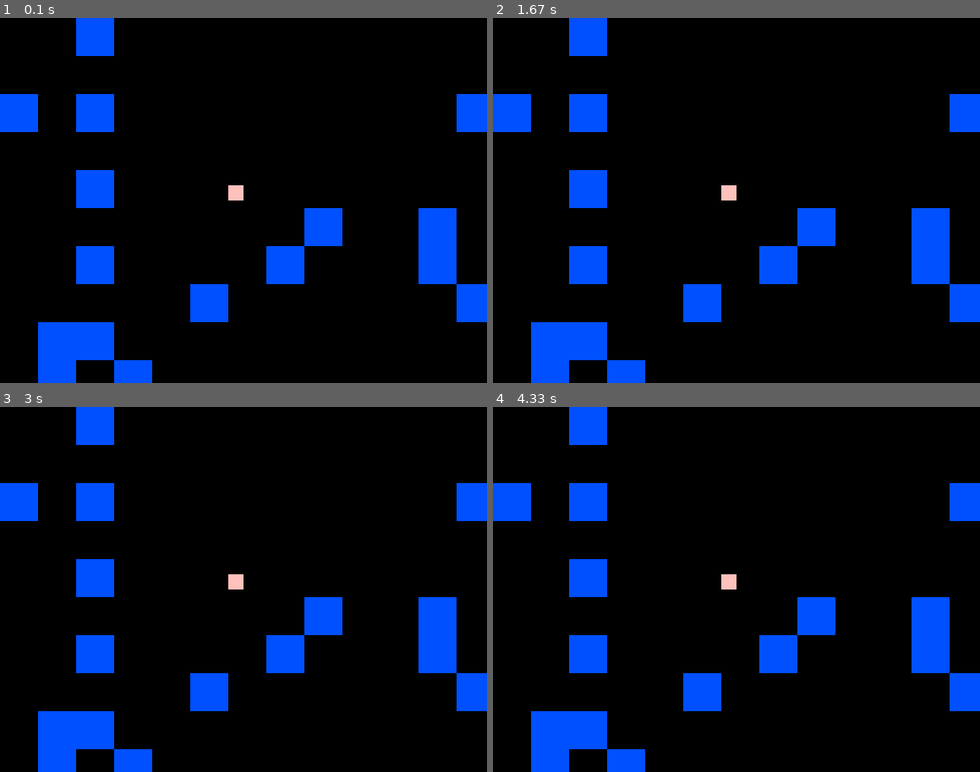
Above: before the commit, frames 1-4 (two rows, left to right).
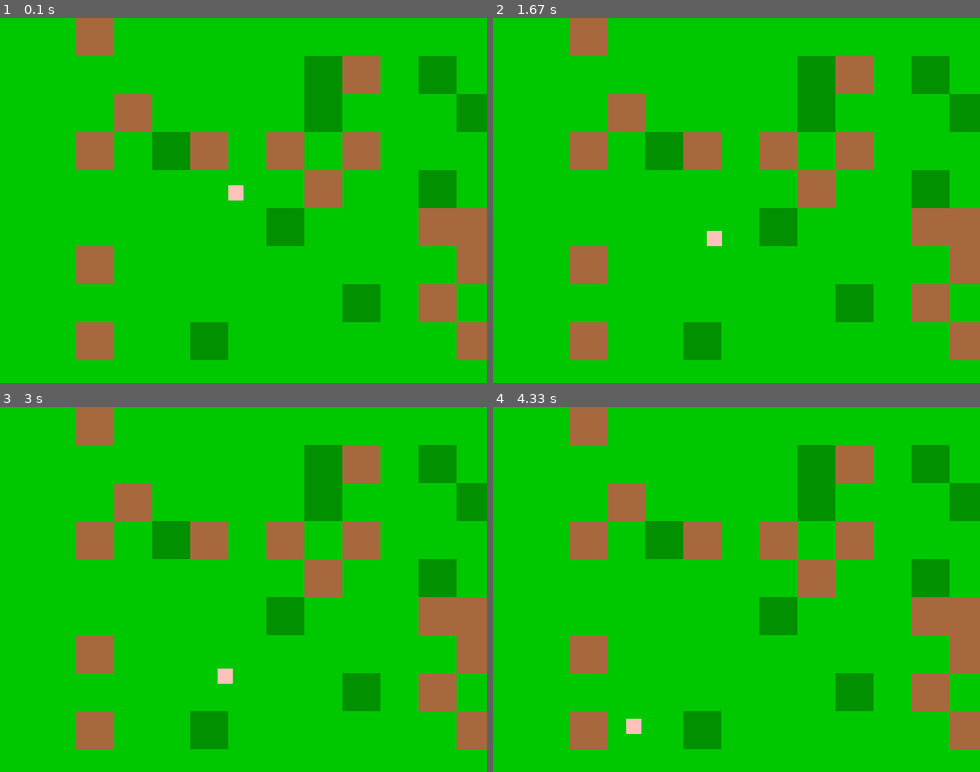
Above: after the commit, the same moments.

Repository: Christiano300/Programme
Game: pygame game, started from movement.py
The game is run twice, just before and just after one commit, with the same random seed, the same clock (stepped at 60 frames per second) and the same inputs.
Inputs (mouse positions are in pixels of both pictures, inside the frame that each line leads up to):
- Up to frame 1 (0.1 s): no input
- Up to frame 2 (1.67 s): press the mouse at (717, 215) at 0.37 s; move the mouse to (804, 204) at 0.47 s; release the mouse at (892, 189) at 0.6 s; press the mouse at (717, 215) at 0.7 s; move the mouse to (751, 247) at 0.8 s; release the mouse at (785, 280) at 0.93 s; click (585, 145) at 1.08 s; press the mouse at (717, 215) at 1.53 s; move the mouse to (717, 255) at 1.63 s
- Up to frame 3 (3 s): release the mouse at (219, 684) at 1.77 s; press the mouse at (224, 604) at 1.87 s; move the mouse to (297, 626) at 1.97 s; release the mouse at (370, 647) at 2.1 s; press the mouse at (224, 604) at 2.2 s; move the mouse to (316, 644) at 2.3 s; release the mouse at (413, 684) at 2.43 s; press the mouse at (224, 604) at 2.53 s; move the mouse to (287, 563) at 2.63 s; release the mouse at (345, 523) at 2.77 s; click (92, 542) at 2.92 s
- Up to frame 4 (4.33 s): press the mouse at (717, 604) at 3.2 s; move the mouse to (673, 563) at 3.3 s; release the mouse at (629, 523) at 3.43 s; press the mouse at (717, 604) at 3.53 s; move the mouse to (653, 666) at 3.63 s; release the mouse at (590, 724) at 3.77 s; press the mouse at (717, 604) at 3.87 s; move the mouse to (678, 611) at 3.97 s; release the mouse at (639, 618) at 4.1 s; press the mouse at (717, 604) at 4.2 s; move the mouse to (804, 640) at 4.3 s

The runs differ from the first frame. In frame 1, 100% of the frame differs, in the area x 0-100%, y 0-100%; in frame 2, 100%; in frame 3, 100%; in frame 4, 100%.

Commit message:
movement, rgb guesser, stuff

Diff:
--- /dev/null
+++ b/Fadengrafik.py
@@ -0,0 +1,21 @@
+from turtle import *
+from random import *
+
+reset()
+hideturtle()
+color('green')
+speed(0)
+# n = int(input("Wiederholungen: "))
+# l = int(input("Länge: "))
+n = 100
+l = 50
+def grafik(n,l):
+    if n >= 1:
+        fd(l)
+        if random() >= .3:
+            left(30)
+        else:
+            right(30)
+        grafik(n-1,l * 0.9)
+grafik(n,l)
+done()
--- /dev/null
+++ b/Test.py
@@ -0,0 +1,15 @@
+from turtle import *
+from random import randint, uniform
+speed(0)
+ht()
+zahl = 90.1
+color([uniform(0, 1) for i in range(3)], [uniform(0, 1) for i in range(3)])
+begin_fill()
+while True:
+    forward(200)
+    left(zahl)
+    if abs(pos()) < .5:
+        break
+end_fill()
+print(zahl)
+done()
--- /dev/null
+++ b/Zufallsgrafik.py
@@ -0,0 +1,61 @@
+from random import choice, randint
+from turtle import *
+
+colors = ["red", "green", "gold", "blue", "lime", "yellow", "salmon", "lime", "coral", "peru", "olive", "springgreen", "darkred",
+          "deepskyblue", "cyan", "crimson", "magenta", "mediumblue", "dodgerblue", "orchid", "mediumspringgreen", "aqua", "aquamarine"]
+
+
+def dreieck(l, w, x, y, c1, c2, dr):
+    pu()
+    width(w)
+    color(c1, c2)
+    setpos(x, y)
+    seth(dr)
+    pd()
+    begin_fill()
+    for i in range(3):
+        fd(l)
+        left(120)
+    end_fill()
+
+
+def viereck(l, w, x, y, c1, c2, dr):
+    pu()
+    width(w)
+    color(c1, c2)
+    setpos(x, y)
+    seth(dr)
+    pd()
+    begin_fill()
+    for i in range(4):
+        fd(l)
+        left(90)
+    end_fill()
+
+
+def kreis(r, w, x, y, c1, c2, dr):
+    pu()
+    width(w)
+    color(c1, c2)
+    setpos(x, y)
+    seth(dr)
+    pd()
+    begin_fill()
+    circle(r)
+    end_fill()
+
+
+speed(0)
+ht()
+for i in range(300):
+    form = randint(1, 3)
+    if form == 1:
+        dreieck(randint(5, 100), randint(1, 10), randint(-300, 300),
+                randint(-300, 300), choice(colors), choice(colors), randint(0, 360))
+    elif form == 2:
+        viereck(randint(5, 100), randint(1, 10), randint(-300, 300),
+                randint(-300, 300), choice(colors), choice(colors), randint(0, 360))
+    else:
+        kreis(randint(2, 50), randint(1, 10), randint(-300, 300),
+              randint(-300, 300), choice(colors), choice(colors), randint(0, 360))
+done()
--- a/check_yanic_server.py
+++ b/check_yanic_server.py
@@ -5,10 +5,12 @@
 r = requests.get(url)
 j = json.loads(r.text)
 online = j['online']
-print(f"Server online: {'ja' if online else 'nein'}")
 if online:
+    print("Server online")
     if j['response']["players"]["online"]:
         sample = j['response']["players"]["sample"]
-        print(f"Spieler: {sample}")
+        print(f"Spieler: {', '.join((i['name'] for i in sample))}")
     else:
         print("Niemand online")
+else:
+    print("Server nicht online")
--- /dev/null
+++ b/googletr.py
@@ -0,0 +1,30 @@
+from googletrans import Translator as Tr
+from webbrowser import open_new_tab
+
+tr = Tr()
+
+def intput(prompt: str) -> int:
+    while True:
+        try:
+            return int(input(prompt))
+        except ValueError:
+            print("Thats not a whole number idiot")
+
+inp = input("That thing to repeat: ")
+n = intput("Maximum input letters: ")
+mtabs = intput("Maximum number of tabs open at the same time (not including already opened tabs): ")
+
+text = ""
+length = len(inp)
+translations = []
+for i in range(n):
+    text += inp[i % length]
+    new = tr.translate(text, dest='en', src='auto').text
+    if new != text:
+        translations.append(text)
+
+
+for i in range(0, len(translations), mtabs):
+    input("Press enter to show next 10 translations...")
+    for j in translations[i:i+mtabs]:
+        open_new_tab(f"https://translate.google.at/?sl=auto&tl=en&text={j}&op=translate")
--- /dev/null
+++ b/jstocrap.py
@@ -0,0 +1,27 @@
+zero = '+[]'
+one = '+!![]'
+
+number = lambda n: " + ".join((one for i in range(n))) if n else zero
+
+def fromString(s):
+    return "+".join((map[x] for x in s))
+
+map = {}
+
+map["a"] = f"(+{{}}+[])[{number(1)}]"
+map["b"] = f"({{}}+[])[{number(2)}]"
+map["o"] = f"({{}}+[])[{number(1)}]"
+map["e"] = f"({{}}+[])[{number(4)}]"
+map["c"] = f"({{}}+[])[{number(5)}]"
+map["t"] = f"({{}}+[])[{number(6)}]"
+map[" "] = f"({{}}+[])[{number(7)}]"
+map["f"] = f"(![]+[])[{number(0)}]"
+map["s"] = f"(![]+[])[{number(3)}]"
+map["r"] = f"(!![]+[])[{number(1)}]"
+map["u"] = f"(!![]+[])[{number(2)}]"
+map["i"] = f"((+!![]/+[])+[])[{number(3)}]"
+map["n"] = f"((+!![]/+[])+[])[{number(4)}]"
+map["S"] = f"([]+([]+[])[{fromString('constructor')}])[{number(9)}]"
+map["g"] = f"([]+([]+[])[{fromString('constructor')}])[{number(14)}]"
+map["p"] = f"([]+(/-/)[{fromString('constructor')}])[{number(14)}]"
+map['\\'] = f"(/\\\\/+[])[{number(1)}]"
--- /dev/null
+++ b/minecraftspam.py
@@ -0,0 +1,8 @@
+import time
+import keyboard
+time.sleep(5)
+for i in range(100):
+    keyboard.send('t')
+    time.sleep(0.1)
+    keyboard.write("/summon armor_stand")
+    keyboard.send('enter')
--- a/movement.py
+++ b/movement.py
@@ -1,26 +1,25 @@
-from math import ceil
-import random
+from math import ceil, sqrt
+from random import seed, randint, random
 import pygame
 pygame.init()
 
 size = width, height = 640, 480
-screen = pygame.display.set_mode(size)
+screen = pygame.display.set_mode(size, pygame.RESIZABLE)
 clock = pygame.time.Clock()
 
 
 def random_from_pos(coords: list, chance: float = .2):
-    random.seed(coords[0])
-    multi = random.randint(1, 200)
-    mod = random.randint(1, 50)
-    random.seed(coords[0] + coords[1] * multi % mod)
-    return random.random() > chance
-
+    seed(coords[0])
+    multi = randint(1, 200)
+    mod = randint(1, 200)
+    seed(coords[0] + coords[1] * multi % mod)
+    return random() < chance
 
 playerpos = [width // 2 - 10, height // 2 - 10]
-camerpos = [0, 0]
-keys_pressed = {i: False for i in "wasd"}
+campos = [0, 0]
+mouse_pressed = False
+boundary = pygame.Rect(50, 50, width - 100, height - 100)
 MOVEMENT_SPEED = 3
-boundary = pygame.Rect(70, 70, width - 140, height - 140)
 
 while True:
     for event in pygame.event.get():
@@ -31,41 +30,49 @@
             if event.key == pygame.K_q:
                 pygame.quit()
                 quit()
-            elif event.unicode in "wasd":
-                keys_pressed[event.unicode] = True
+        elif event.type == pygame.VIDEORESIZE:
+            width, height = event.size
 
-        elif event.type == pygame.KEYUP:
-            if event.key == pygame.K_w:
-                keys_pressed["w"] = False
-            elif event.key == pygame.K_a:
-                keys_pressed["a"] = False
-            elif event.key == pygame.K_s:
-                keys_pressed["s"] = False
-            elif event.key == pygame.K_d:
-                keys_pressed["d"] = False
+        elif event.type == pygame.MOUSEBUTTONDOWN:
+            mouse_pressed = True
 
-    if pygame.Rect.collidepoint(boundary, playerpos):
-        if keys_pressed["w"]:
-            playerpos[1] -= MOVEMENT_SPEED
-        if keys_pressed["a"]:
-            playerpos[0] -= MOVEMENT_SPEED
-        if keys_pressed["s"]:
-            playerpos[1] += MOVEMENT_SPEED
-        if keys_pressed["d"]:
-            playerpos[0] += MOVEMENT_SPEED
-    else:
-        if keys_pressed["w"]: pass
+        elif event.type == pygame.MOUSEBUTTONUP:
+            mouse_pressed = False
+
+    # spieler bewegen
+    if mouse_pressed:
+        # differenzvektor ausrechnen
+        diff = [p - m for m, p in zip([width // 2, height // 2], pygame.mouse.get_pos())]
+        # länge des vektors berechnen
+        l = sqrt(sum((i ** 2 for i in diff)))
+        # skalierung berechnen und vektor mit skalierung multiplizieren
+        # ergebnis: vektor hat die selbe richtung aber die länge von MOVEMENT_SPEED
+        scale = MOVEMENT_SPEED / l if l else 0
+        norm = [i * scale for i in diff]
+        new = [n + p for n, p in zip(norm, playerpos)]
+        # wenn der spieler in der box ist spieler bewegen, ansonsten die Kamera
+        if pygame.Rect.collidepoint(boundary, new):
+            playerpos = new
+        else:
+            campos[0] += norm[0]
+            campos[1] += norm[1]
+
     screen.fill(0x000000)
 
-    for i in range(ceil(width / 50)):
-        for j in range(ceil(height / 50)):
-            if random_from_pos([i, j], .9):
-                x = i * 50 + camerpos[0]
-                y = j * 50 + camerpos[1]
-                pygame.draw.rect(screen, 0x0050ff, (x, y, 50, 50))
+    for i in range(cx := int(campos[0] / 50) - 1, ceil(width / 50) + cx + 2):
+        for j in range(cy := int(campos[1] / 50) - 1, ceil(height / 50) + cy + 2):
+            if random_from_pos([i, j], .1):
+                color = 0x009000
+            elif random_from_pos([i, j], .9):
+                color = 0x00c800
+            else:
+                color = 0xa8683e
+            xs = i * 50 - campos[0]
+            ys = j * 50 - campos[1]
+            pygame.draw.rect(screen, color, (xs, ys, 50, 50))
 
-    pygame.draw.rect(screen, 0xffc1bc,
-                     (playerpos[0] - 10, playerpos[1] - 10, 20, 20))
+
+    pygame.draw.rect(screen, 0xffc1bc,(playerpos[0] - 10, playerpos[1] - 10, 20, 20))
 
     pygame.display.update()
     clock.tick(60)
--- a/pygame_test.py
+++ b/pygame_test.py
@@ -136,7 +136,6 @@
 "                                          XX............XXXXXXXXXXXXXXXX......XXX                                               ")
 
 luca_cursor = pygame.cursors.compile(raphi_cursor, black='X', white='.', xor='.')
-print(type(luca_cursor))
 pygame.mouse.set_cursor((128, 128), (65, 51), *luca_cursor)
 
 screen.fill("0xffffff")
--- /dev/null
+++ b/rgb_guesser.py
@@ -0,0 +1,111 @@
+from random import randint
+import pygame
+from pygaminter import Button
+pygame.init()
+
+size = width, height = 640, 480
+screen = pygame.display.set_mode(size, pygame.RESIZABLE)
+clock = pygame.time.Clock()
+scorefont = pygame.font.Font(None, 50)
+sliders = pygame.sprite.Group()
+mouse_pressed = False
+score = 0
+randomcolor = (randint(0, 255), randint(0, 255), randint(0, 255))
+
+points = lambda x: max(min(5095160250096001 / 1000000000000000000000 * x ** 3 - 2923348193492581 / 500000000000000000 * x ** 2 + 389600 / 2120641 * x + 1000, 1000), 0)
+
+def submit():
+    global randomcolor, score
+    guess = rslider.get(), gslider.get(), bslider.get()
+    diff = sum((abs(i - j) for i, j in zip(guess, randomcolor)))
+    score += int(points(diff))
+
+
+
+    randomcolor = (randint(0, 255), randint(0, 255), randint(0, 255))
+
+
+def lerpcolor(a: pygame.Color, b: pygame.Color, t: float) -> float:
+    return pygame.Color(int(a.r * (1 - t) + b.r * t), int(a.g * (1 - t) + b.g * t), int(a.b * (1 - t) + b.b * t))
+
+def draw_frame(screen: pygame.Surface, rect: pygame.Rect, color: pygame.Color):
+    if not isinstance(rect, pygame.Rect):
+        rect = pygame.Rect(rect)
+    pygame.draw.rect(screen, 0x979797, (rect.left + 1, rect.top + 1, *rect.size), 3)
+    pygame.draw.rect(screen, color, rect)
+    pygame.draw.rect(screen, 0, rect, 3)
+
+class Slider(pygame.sprite.Sprite):
+    def __init__(self, rect: pygame.Rect, color: pygame.Color | int, mousecolor: pygame.Color | int, max: int):
+        pygame.sprite.Sprite.__init__(self)
+        self.rect = pygame.Rect(rect)
+        self.mousecolor = mousecolor
+        self.pressed = False
+        self.image = pygame.Surface(self.rect.size)
+        self.bg = pygame.Surface(self.rect.size)
+        self.max = max
+        self.progress = 0
+        for i in range(w := self.rect.width):
+            pygame.draw.rect(self.bg, lerpcolor(pygame.Color(
+                0, 0, 0, 255), color, i / w), (i, 0, 1, self.rect.height))
+        self.image.blit(self.bg, (0, 0))
+        pygame.draw.circle(self.image, self.mousecolor, (self.progress,
+                           self.rect.height / 2), self.rect.height / 2.5, 2)
+        sliders.add(self)
+
+    def update(self, mousepos: tuple, pressed: int):
+        if pressed == 1:
+            if pygame.Rect.collidepoint(self.rect, mousepos):
+                self.pressed = True
+        elif pressed == -1:
+            self.pressed = False
+        elif self.pressed:
+            self.progress = min(
+                max(mousepos[0], self.rect.left), self.rect.right) - self.rect.left
+            self.image.blit(self.bg, (0, 0))
+            pygame.draw.circle(self.image, self.mousecolor, (self.progress,
+                               self.rect.height / 2), self.rect.height / 2.5, 2)
+
+    def get(self) -> int:
+        return int(self.progress * self.max / self.rect.width)
+
+    def set(self, value: int):
+        self.progress = value * self.rect.width / self.max
+
+
+rslider = Slider((350, 300, 150, 23), pygame.Color(
+    0xff0000ff), pygame.Color(0xffffffff), 255)
+gslider = Slider((350, 350, 150, 23), pygame.Color(
+    0x00ff00ff), pygame.Color(0xffffffff), 255)
+bslider = Slider((350, 400, 150, 23), pygame.Color(
+    0x0000ffff), pygame.Color(0xffffffff), 255)
+Button((75, 320, 200, 65), "Submit", 0xf0f0f0, submit)
+
+while True:
+    for event in pygame.event.get():
+        if event.type == pygame.QUIT:
+            pygame.quit()
+            quit()
+        elif event.type == pygame.MOUSEBUTTONDOWN:
+            Button.group.update(event.pos, True)
+            sliders.update(event.pos, 1)
+            mouse_pressed = True
+        elif event.type == pygame.MOUSEBUTTONUP:
+            Button.group.update(event.pos, False)
+            sliders.update(event.pos, -1)
+            mouse_pressed == False
+
+    screen.fill(0xffffff)
+    if mouse_pressed:
+        sliders.update(pygame.mouse.get_pos(), 0)
+    sliders.draw(screen)
+    Button.group.draw(screen)
+    r, g, b = rslider.get(), gslider.get(), bslider.get()
+    draw_frame(screen, (520, 290, 40, 40), (r & 255) << 16)
+    draw_frame(screen, (520, 340, 40, 40), (g & 255) << 8)
+    draw_frame(screen, (520, 390, 40, 40), (b & 255))
+    screen.blit(scorefont.render(f"Score: {score:05d}", True, 0), (50, 390))
+    draw_frame(screen, (50, 50, 200, 200), randomcolor)
+
+    pygame.display.update()
+    clock.tick(60)
--- a/simulation.py
+++ b/simulation.py
@@ -8,8 +8,8 @@
 
 
 def draw_background():
-    pygame.draw.rect(screen, [0, 0, 0, 0], [0, 0, breite, hoehe], 0)
-    pygame.draw.circle(screen, [255, 255, 255], [320, 320], 1, 0)
+    # screen.fill(0)
+    pygame.draw.circle(screen, 0xffffff, [320, 320], 1, 0)
 
 
 class Partikel(pygame.sprite.Sprite):
@@ -46,20 +46,18 @@
 def animieren(gruppe):
     draw_background()
     for rechteck in gruppe:
-        rechteck.apply_gravity([320, 320], 10)
+        rechteck.apply_gravity([320, 320], 1)
         rechteck.bewegen()
-        os.system('cls')
-        print(rechteck.rect)
     # for rechteck in gruppe:
     #     gruppe.remove(rechteck)
     #     if pygame.sprite.spritecollide(rechteck, gruppe, False):
     #         rechteck.speed[0] = -rechteck.speed[0]
     #         rechteck.speed[1] = -rechteck.speed[1]
     #     gruppe.add(rechteck)
-        if rechteck.rect.left < 0 or rechteck.rect.right > breite:
-            rechteck.kill()
-        if rechteck.rect.top < 0 or rechteck.rect.bottom > hoehe:
-            rechteck.kill()
+        # if rechteck.rect.left < 0 or rechteck.rect.right > breite:
+        #     rechteck.kill()
+        # if rechteck.rect.top < 0 or rechteck.rect.bottom > hoehe:
+        #     rechteck.kill()
         # if rechteck.rect.left > breite:
         #     rechteck.rect.move_ip(0, rechteck.rect.top)
         # elif rechteck.rect.right < 0:
@@ -76,7 +74,7 @@
 gruppe = pygame.sprite.Group()
 uhr = pygame.time.Clock()
 
-partikel = Partikel([255, 255, 150], [3, 3], [100, 200], [1, 0])
+partikel = Partikel(0xffff96, [3, 3], [100, 200], [1, 0])
 gruppe.add(partikel)
 pygame.display.flip()
 
--- /dev/null
+++ b/spam.py
@@ -0,0 +1,7 @@
+from random import randint
+a = []
+for i in range(100000):
+    for j in range(250):
+        a.append(str(randint(0, 1)))
+    print("".join(a))
+    a = []
Not shown, added: jscrap.js
